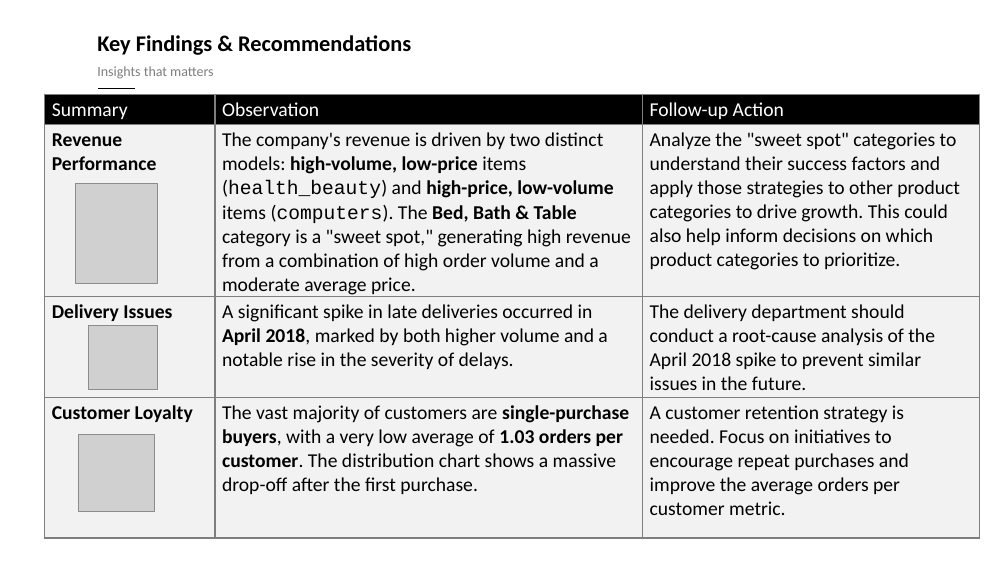
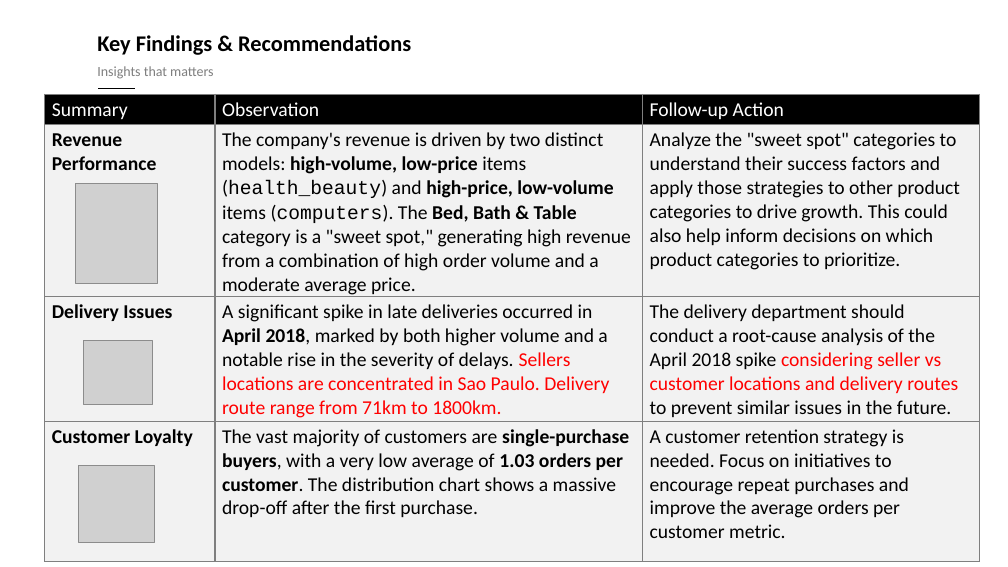
Before and after one commit to lexman29125/5m-data-m2-project, a slide deck: slide 1 of Presentation/Data_Insights.pptx. Drawn at 1008x567 pixels with LibreOffice and Linux fonts; fonts in the diff are those of the drawing; grey boxes stand for pictures; background and template pictures are left out. Boxes give left, top, right and bottom in pixels: in the first picture for what was removed or moved away, otherwise in the second. Text is boxed around its words. In the diff, an @@ line names an element or a change of style, - is before the commit and + after.

```diff
--- a/Presentation/Data_Insights.pptx
+++ b/Presentation/Data_Insights.pptx
@@ table at bbox=[44, 94, 979, 560] @@
-row 3, column 2: A significant spike in late deliveries occurred in April 2018, marked by both higher volume and a notable rise in the severity of delays.
+row 3, column 2: A significant spike in late deliveries occurred in April 2018, marked by both higher volume and a notable rise in the severity of delays. Sellers locations are concentrated in Sao Paulo. Delivery route range from 71km to 1800km.
-row 3, column 3: The delivery department should conduct a root-cause analysis of the April 2018 spike to prevent similar issues in the future.
+row 3, column 3: The delivery department should conduct a root-cause analysis of the April 2018 spike considering seller vs customer locations and delivery routes to prevent similar issues in the future.
@@ picture: place and size @@
-picture at bbox=[88, 326, 157, 389]
+picture at bbox=[83, 341, 152, 404]
@@ picture: place and size @@
-picture at bbox=[79, 434, 154, 511]
+picture at bbox=[79, 466, 154, 542]
```
Also in this commit, not shown: 1 other slide changed.
